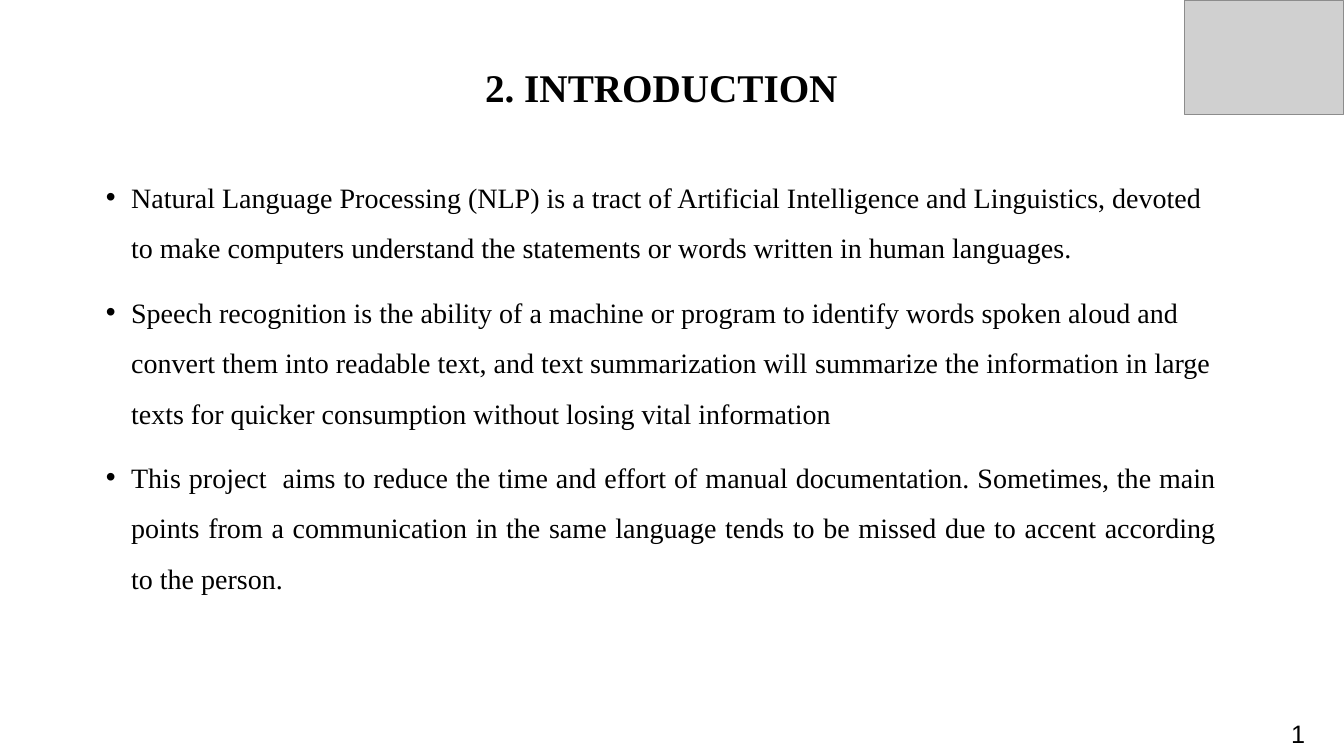
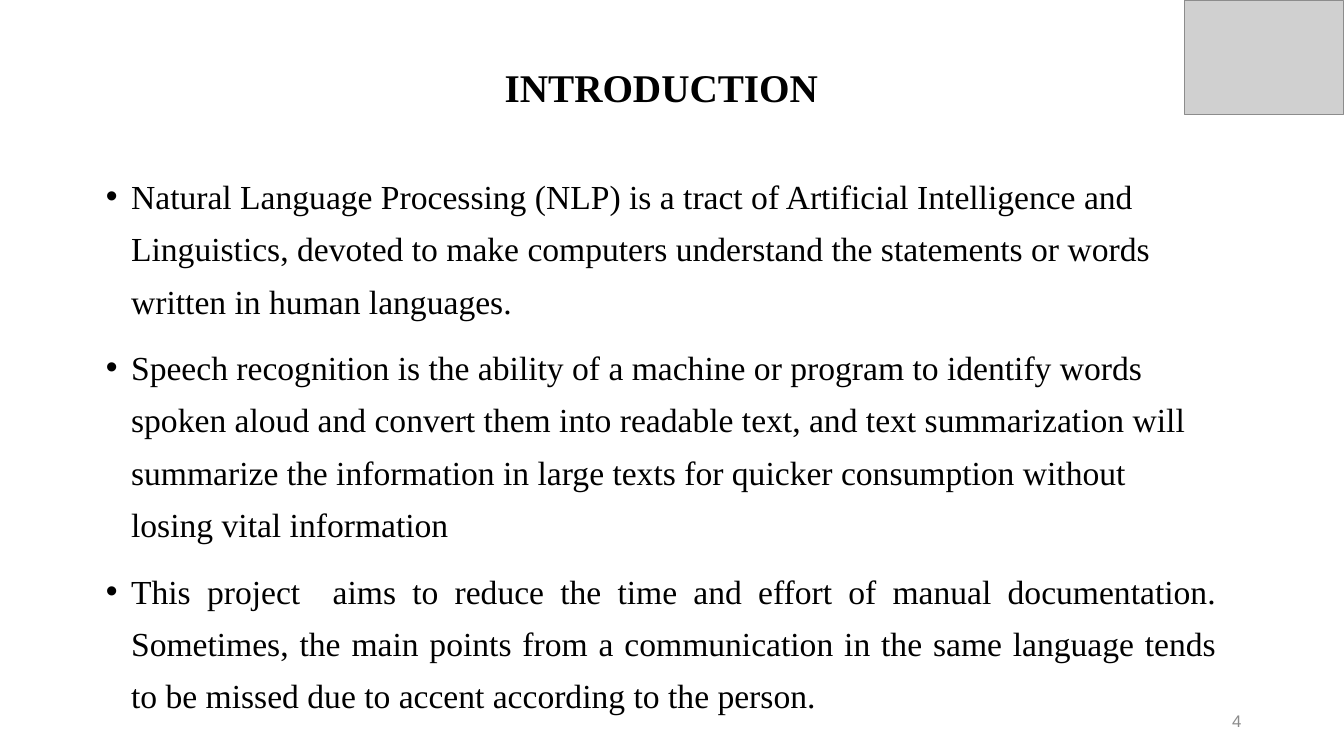
Before and after one commit to Hariomsmit/TransSummarize, a slide deck: slide 4 of MINI_PROJECT.pptx. Drawn at 1344x756 pixels with LibreOffice and Linux fonts; fonts in the diff are those of the drawing; grey boxes stand for pictures. Boxes give left, top, right and bottom in pixels: in the first picture for what was removed or moved away, otherwise in the second. Text is boxed around its words. In the diff, an @@ line names an element or a change of style, - is before the commit and + after.

```diff
--- a/MINI_PROJECT.pptx
+++ b/MINI_PROJECT.pptx
@@ title at (505,76,818,103): text changed @@
-2. INTRODUCTION
+INTRODUCTION
@@ text "Natural Language Processing (NLP) is ..." at (131,185,1216,709): size 20 to 24 pt; indent changed; line spacing 1.5 to 1.3; less space between paragraphs @@
@@ page number added at (1232,715,1241,727), 12 pt, text #8B8B8B @@
+4
@@ text removed at (1291,725,1305,743) @@
-1
```
Also in this commit, not shown: 8 other slides changed, 5 slides added, 1 slide removed, 11 other files.
